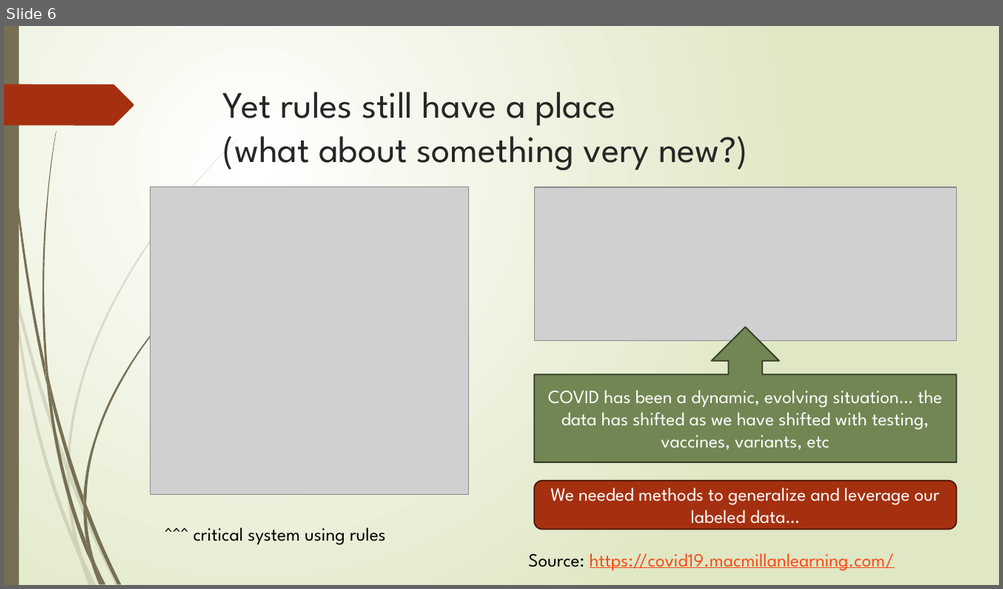
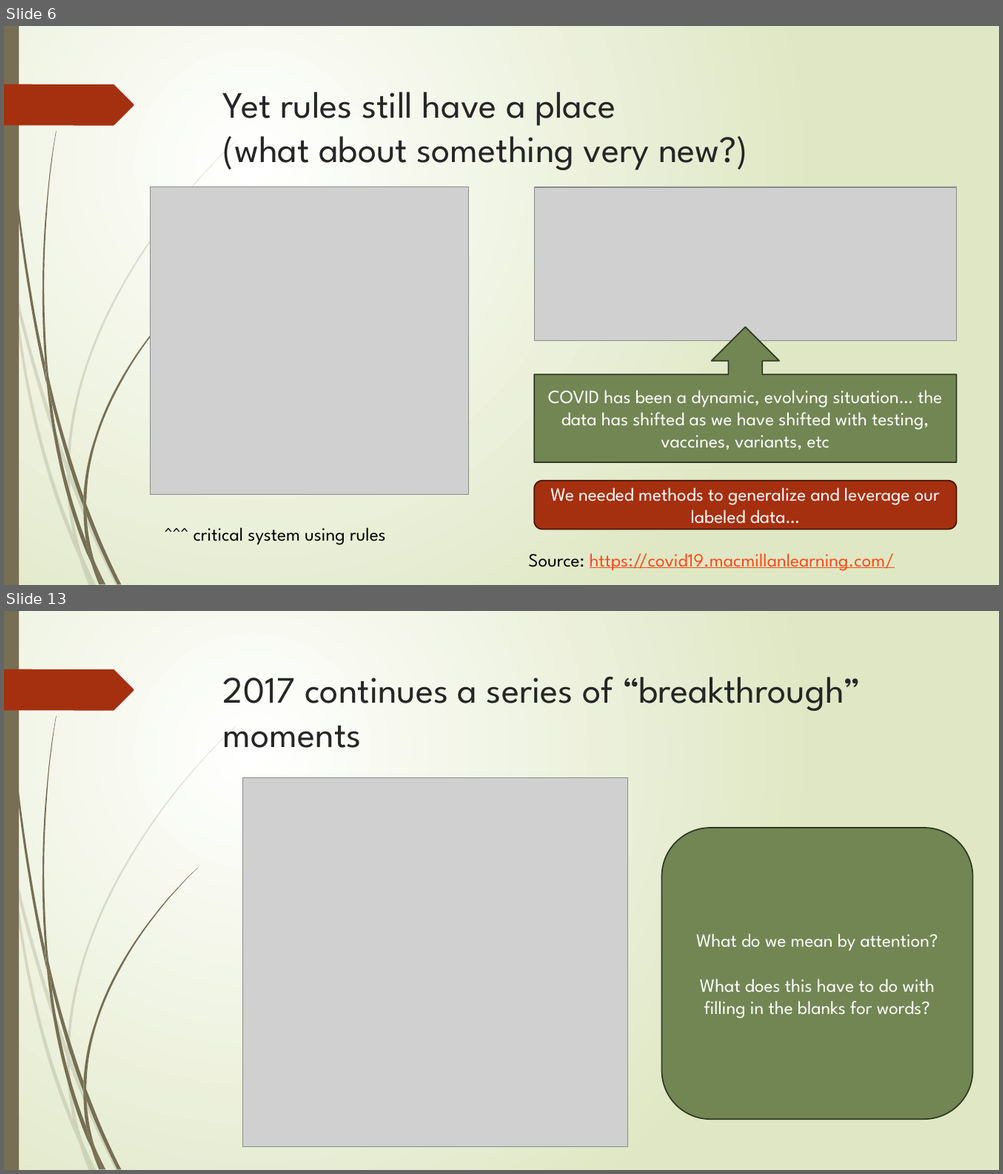
Before and after one commit to abchapman93/delphi-nlp-2024-dev, a slide deck: Slidedecks_ML/2024_Delphi_NLP_with_ML_Part_1.pptx. Shown one above the other, each under a label of ours: slide 6 before the commit, slides 6 and 13 after it; the slides between them are not shown. The pictures are 1003x589 and 1003x1174 pixels, drawn with LibreOffice and Linux fonts; fonts in the diff are those of the drawing; grey boxes stand for pictures. Boxes give left, top, right and bottom in pixels: in the first picture for what was removed or moved away, otherwise in the second. Text is boxed around its words. In the diff, an @@ line names an element or a change of style, - is before the commit and + after.

```diff
--- a/Slidedecks_ML/2024_Delphi_NLP_with_ML_Part_1.pptx
+++ b/Slidedecks_ML/2024_Delphi_NLP_with_ML_Part_1.pptx
@@ slide 13 added at (4, 611, 999, 1170), background gradient #FFFFFF to #DFE8C4; not listed: 24 template elements that a slide beside it also shows @@
@@ title added at (223, 676, 861, 748), 36 pt, text #262626 @@
+2017 continues a series of “breakthrough” moments
@@ picture added at (243, 778, 628, 1147) @@
@@ rounded rectangle added at (661, 828, 973, 1120), fill #728653, outline #323B24 1.25 pt, 18 pt, text #FFFFFF @@
+What do we mean by attention?
+What does this have to do with filling in the blanks for words?
```
Also in this commit, not shown: 1 slide changed, 13 other slides added.
